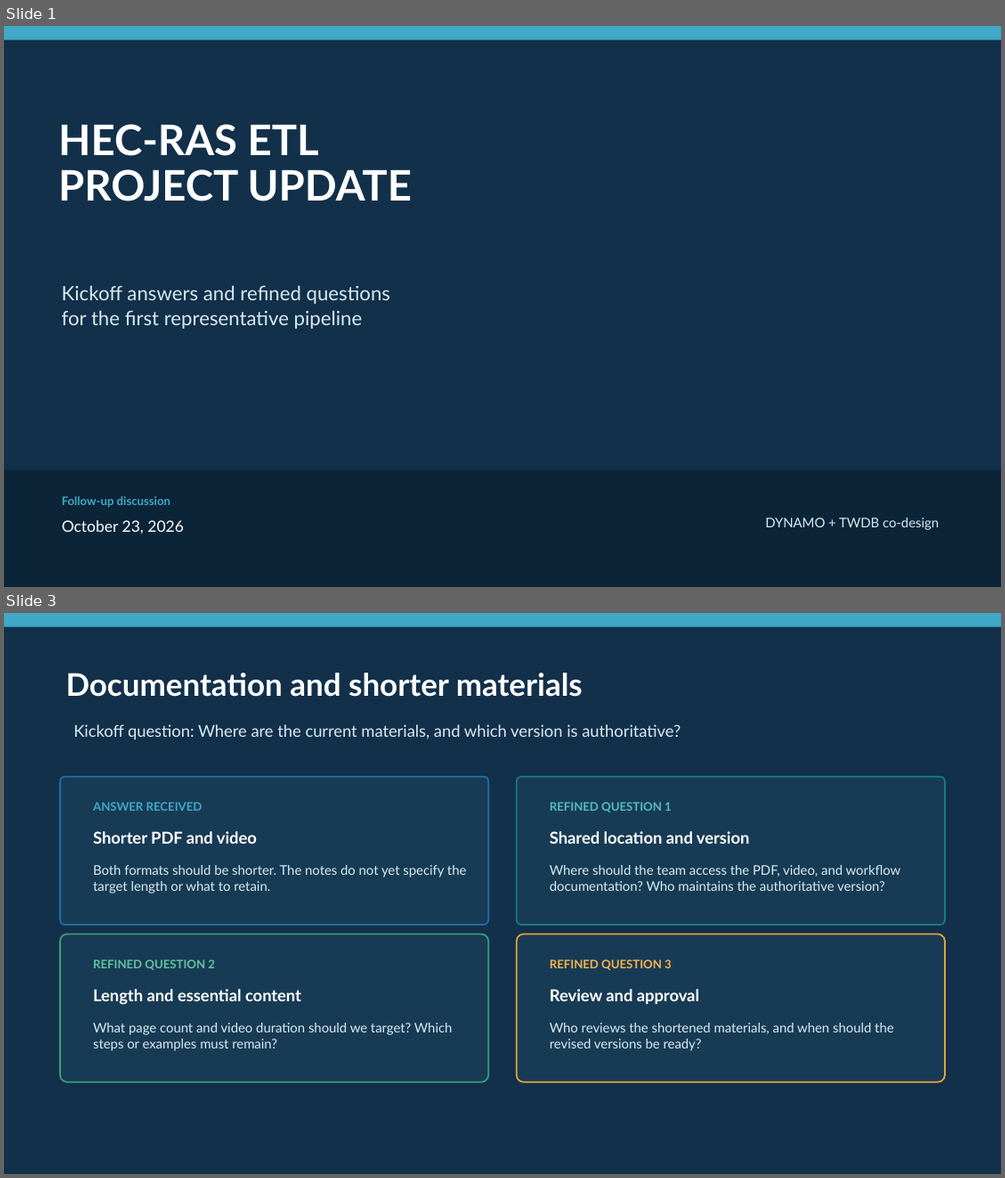
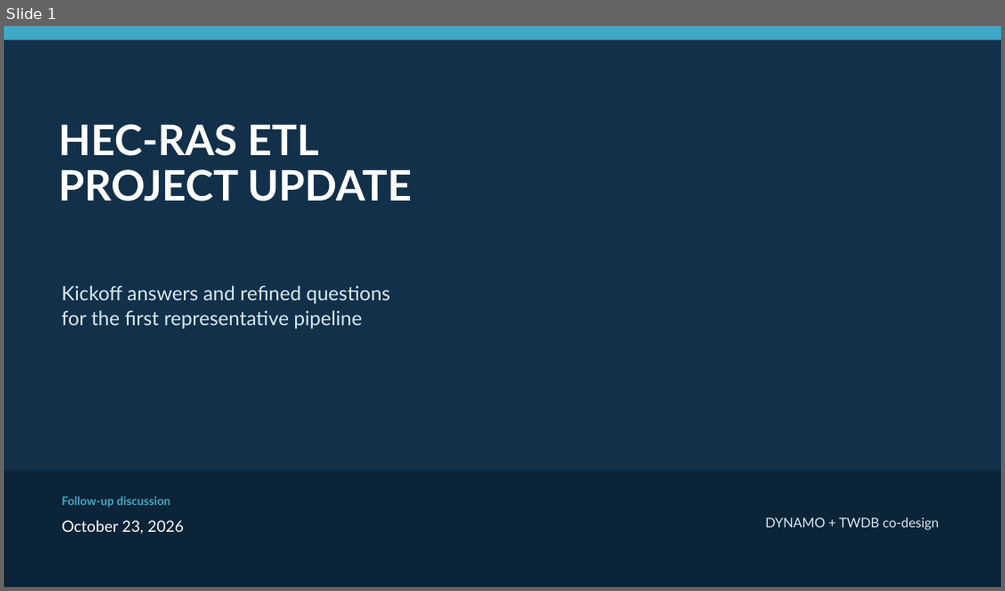
Before and after one commit to wmobley/twdb-flood-model-automation, a slide deck: project/presentations/updates-2026-10-23/TWDB-Updates-2026-10-23.pptx. Shown one above the other, each under a label of ours: slides 1 and 3 before the commit, slide 1 after it; the slides between them are not shown. The pictures are 1005x1178 and 1005x591 pixels, drawn with LibreOffice and Linux fonts; fonts in the diff are those of the drawing. Boxes give left, top, right and bottom in pixels: in the first picture for what was removed or moved away, otherwise in the second. Text is boxed around its words. In the diff, an @@ line names an element or a change of style, - is before the commit and + after.

```diff
--- a/project/presentations/updates-2026-10-23/TWDB-Updates-2026-10-23.pptx
+++ b/project/presentations/updates-2026-10-23/TWDB-Updates-2026-10-23.pptx
@@ slide 3 removed at (x1=4, y1=613, x2=1001, y2=1174), background #12304A @@
@@ rectangle removed at (x1=4, y1=613, x2=1001, y2=627) @@
@@ text removed at (x1=66, y1=673, x2=582, y2=697) @@
-Documentation and shorter materials
@@ text removed at (x1=73, y1=724, x2=680, y2=739) @@
-Kickoff question: Where are the current materials, and which version is authoritative?
@@ rounded rectangle removed at (x1=60, y1=777, x2=488, y2=925) @@
@@ rounded rectangle removed at (x1=517, y1=777, x2=945, y2=925) @@
@@ text removed at (x1=93, y1=802, x2=202, y2=811) @@
-ANSWER RECEIVED
@@ text removed at (x1=550, y1=802, x2=672, y2=812) @@
-REFINED QUESTION 1
@@ text removed at (x1=93, y1=831, x2=257, y2=844) @@
-Shorter PDF and video
@@ text removed at (x1=550, y1=831, x2=750, y2=844) @@
-Shared location and version
@@ text removed at (x1=93, y1=865, x2=467, y2=893) @@
-Both formats should be shorter. The notes do not yet specify the target length or what to retain.
@@ text removed at (x1=550, y1=865, x2=901, y2=891) @@
-Where should the team access the PDF, video, and workflow documentation? Who maintains the authoritative version?
@@ rounded rectangle removed at (x1=60, y1=933, x2=488, y2=1082) @@
@@ text removed at (x1=93, y1=959, x2=215, y2=970) @@
-REFINED QUESTION 2
@@ rounded rectangle removed at (x1=517, y1=933, x2=945, y2=1082) @@
@@ text removed at (x1=550, y1=959, x2=672, y2=970) @@
-REFINED QUESTION 3
@@ text removed at (x1=93, y1=989, x2=301, y2=1005) @@
-Length and essential content
@@ text removed at (x1=550, y1=989, x2=699, y2=1004) @@
-Review and approval
@@ text removed at (x1=93, y1=1022, x2=453, y2=1051) @@
-What page count and video duration should we target? Which steps or examples must remain?
@@ text removed at (x1=550, y1=1022, x2=894, y2=1051) @@
-Who reviews the shortened materials, and when should the revised versions be ready?
```
Also in this commit, not shown: 1 slide changed, 3 slides added, 4 other slides removed, 4 other files.
